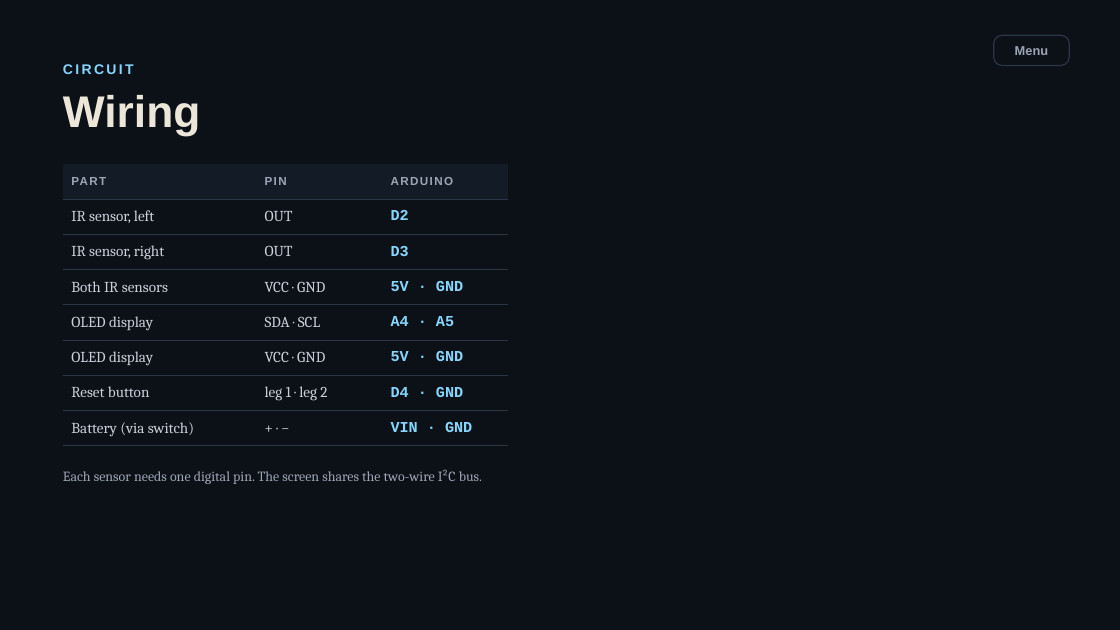
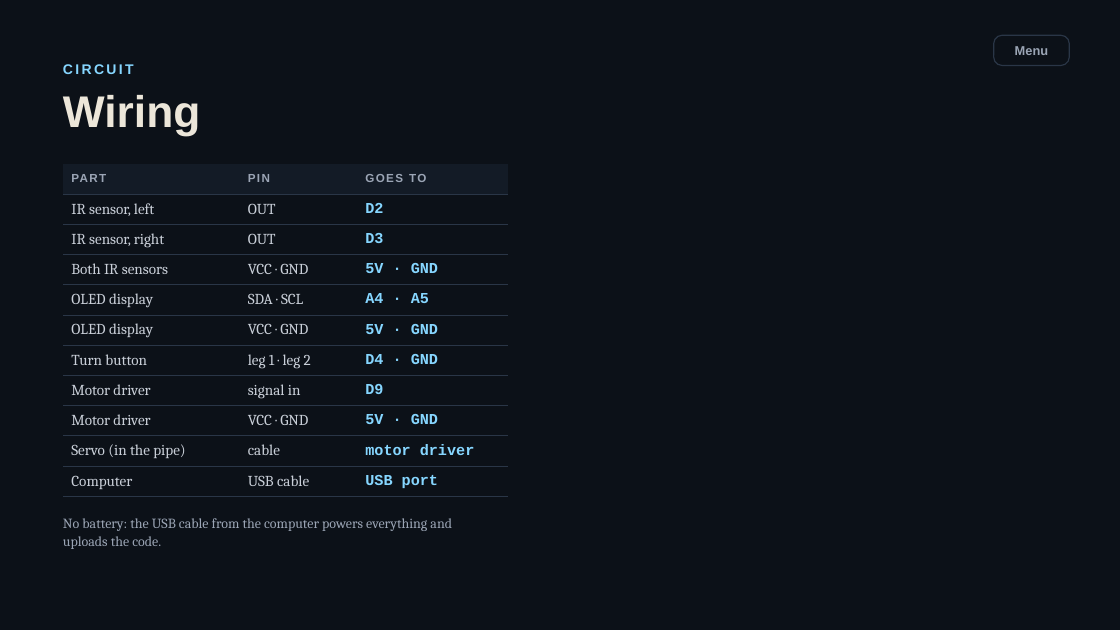
Before and after one commit to sharmaricha676-rgb/bookcounterppt, a slide deck: slide 35 of BookCounter-interactive.pptx (slide 32 before the commit). Drawn at 1120x630 pixels with LibreOffice and Linux fonts; fonts in the diff are those of the drawing; background and template pictures are left out. Boxes give left, top, right and bottom in pixels: in the first picture for what was removed or moved away, otherwise in the second. Text is boxed around its words. In the diff, an @@ line names an element or a change of style, - is before the commit and + after.

```diff
--- a/BookCounter-interactive.pptx
+++ b/BookCounter-interactive.pptx
@@ table at (63,164,508,497) @@
-row 1, column 3: ARDUINO
+row 1, column 3: GOES TO
-row 7: Reset button | leg 1 · leg 2 | D4 · GND
-row 8: Battery (via switch) | + · − | VIN · GND
+row 7: Turn button | leg 1 · leg 2 | D4 · GND
+row 8: Motor driver | signal in | D9
+row 9: Motor driver | VCC · GND | 5V · GND
+row 10: Servo (in the pipe) | cable | motor driver
+row 11: Computer | USB cable | USB port
@@ text at (63,518,452,549): text changed @@
-Each sensor needs one digital pin. The screen shares the two-wire I²C bus.
+No battery: the USB cable from the computer powers everything and uploads the code.
```
Also in this commit, not shown: 29 other slides changed, 3 slides added.
